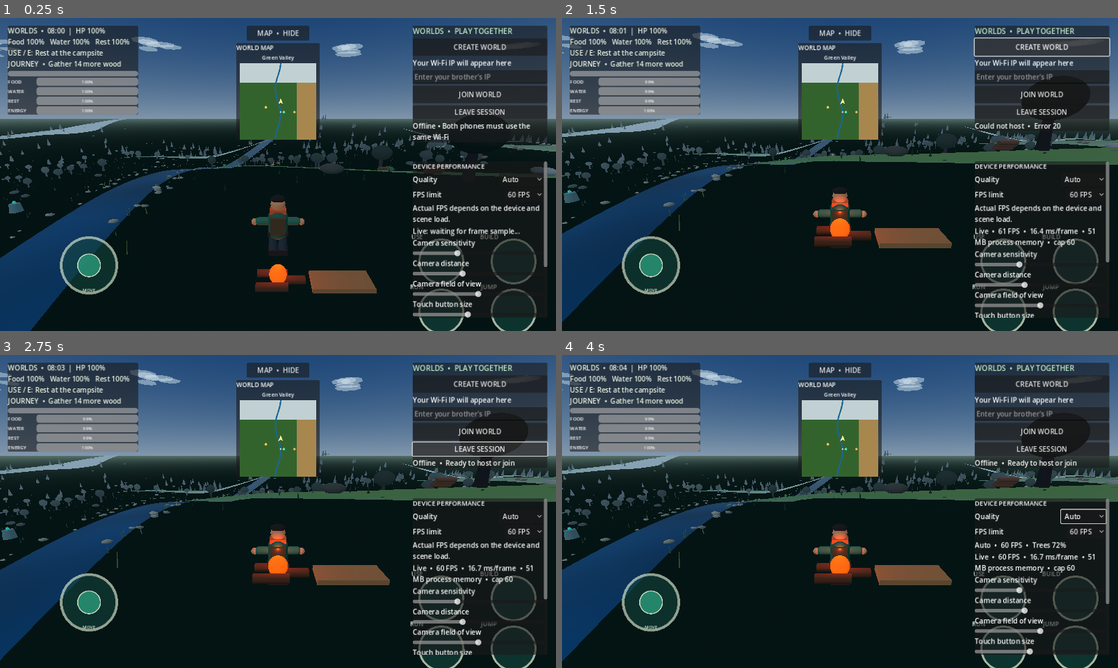
Above: before the commit, frames 1-4 (two rows, left to right).
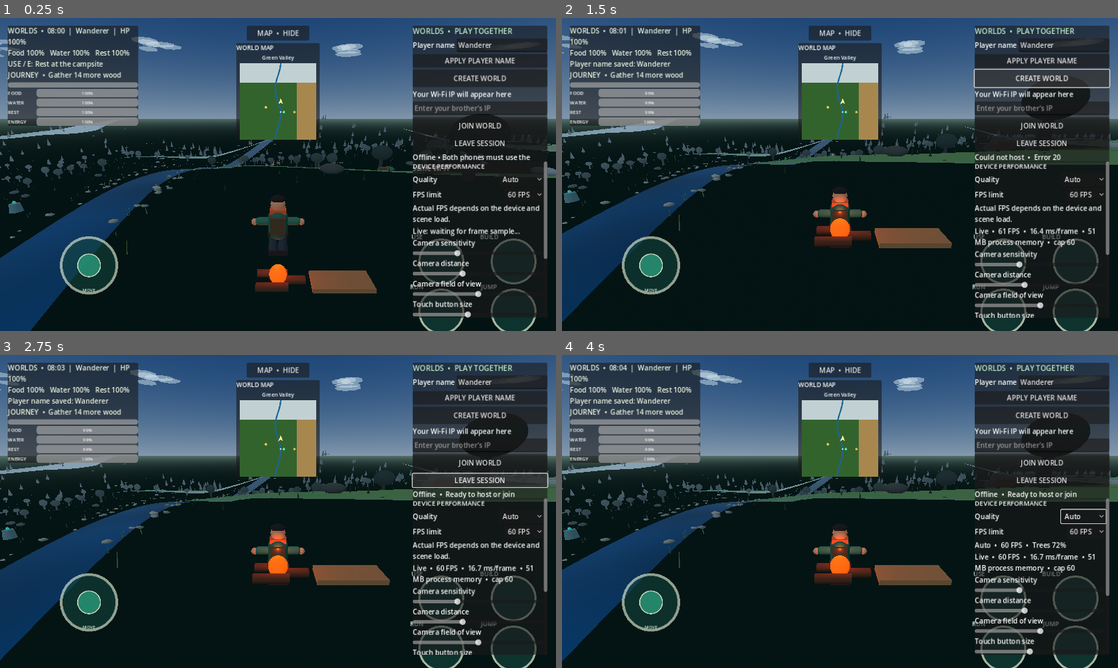
Above: after the commit, the same moments.

Repository: loayh523-lab/WORLDS
Game: Godot game, scene res://scenes/main.tscn
The game is run twice, just before and just after one commit, with the same random seed, the same clock (stepped at 60 frames per second) and the same inputs.
Inputs (mouse positions are in pixels of both pictures, inside the frame that each line leads up to):
- Up to frame 1 (0.25 s): no input
- Up to frame 2 (1.5 s): click (1040, 61) at 0.5 s, where only the run after the commit has a clickable "APPLY PLAYER NAME"; click "CREATE WORLD" at 1.25 s
- Up to frame 3 (2.75 s): click "LEAVE SESSION" at 2 s
- Up to frame 4 (4 s): click "Auto" at 2.75 s; click "60 FPS" at 3.5 s

The runs differ from the first frame. In frame 1, 7.4% of the frame differs, in the area x 1-99%, y 3-80%; in frame 2, 7.7%; in frame 3, 8.1%, in the area x 1-99%, y 3-79%; in frame 4, 7.7%.

Commit message:
Add saved player identity and persistent audio/graphics settings

Diff:
--- a/scripts/main.gd
+++ b/scripts/main.gd
@@ -12,6 +12,9 @@
 const SAVE_PATH := "user://worlds_save.cfg"
 
 var player: CharacterBody3D
+var player_name := "Wanderer"
+var player_name_input: LineEdit
+var master_volume_slider: HSlider
 var camera_pivot: Node3D
 var camera: Camera3D
 var left_arm: MeshInstance3D
@@ -176,7 +179,7 @@
     _on_button_opacity_changed(button_opacity)
     _on_control_scale_changed(control_scale)
     _sync_settings_sliders()
-    _apply_quality_preset(0)
+    _apply_quality_preset(quality_index)
     Engine.max_fps = current_fps_target
     var command_args := OS.get_cmdline_user_args()
     if command_args.has("--gameplay-smoke"):
@@ -1267,6 +1270,24 @@
     title.add_theme_font_size_override("font_size", 17)
     column.add_child(title)
 
+    var player_name_row := HBoxContainer.new()
+    var player_name_caption := Label.new()
+    player_name_caption.text = "Player name"
+    player_name_row.add_child(player_name_caption)
+    player_name_input = LineEdit.new()
+    player_name_input.text = player_name
+    player_name_input.placeholder_text = "Choose your name"
+    player_name_input.max_length = 18
+    player_name_input.size_flags_horizontal = Control.SIZE_EXPAND_FILL
+    player_name_input.virtual_keyboard_enabled = true
+    player_name_row.add_child(player_name_input)
+    column.add_child(player_name_row)
+
+    var apply_name_button := Button.new()
+    apply_name_button.text = "APPLY PLAYER NAME"
+    apply_name_button.pressed.connect(_apply_player_name)
+    column.add_child(apply_name_button)
+
     var host_button := Button.new()
     host_button.text = "CREATE WORLD"
     host_button.custom_minimum_size.y = 40
@@ -1299,6 +1320,17 @@
     network_status_label.text = "Offline • Both phones must use the same Wi-Fi"
     network_status_label.autowrap_mode = TextServer.AUTOWRAP_WORD_SMART
     column.add_child(network_status_label)
+
+func _apply_player_name() -> void:
+    if not player_name_input:
+        return
+    var clean_name := player_name_input.text.strip_edges()
+    if clean_name.is_empty():
+        clean_name = "Wanderer"
+    player_name = clean_name.substr(0, 18)
+    player_name_input.text = player_name
+    _show_status_note("Player name saved: " + player_name)
+    _save_game()
 
 func _create_settings_panel(layer: CanvasLayer) -> void:
     var screen_size := get_viewport().get_visible_rect().size
@@ -1418,6 +1450,17 @@
     button_opacity_slider.value_changed.connect(_on_button_opacity_changed)
     column.add_child(button_opacity_slider)
 
+    var audio_title := Label.new()
+    audio_title.text = "Master volume"
+    column.add_child(audio_title)
+    master_volume_slider = HSlider.new()
+    master_volume_slider.min_value = 0.0
+    master_volume_slider.max_value = 1.0
+    master_volume_slider.step = 0.05
+    master_volume_slider.value = 1.0
+    master_volume_slider.value_changed.connect(_on_master_volume_changed)
+    column.add_child(master_volume_slider)
+
     var layout_button := Button.new()
     layout_button.text = "EDIT TOUCH BUTTONS"
     layout_button.pressed.connect(_set_control_layout_edit.bind(true))
@@ -1437,6 +1480,15 @@
     layout_status_label.text = "Move buttons and save your layout."
     layout_status_label.autowrap_mode = TextServer.AUTOWRAP_WORD_SMART
     column.add_child(layout_status_label)
+
+func _on_master_volume_changed(value: float) -> void:
+    var safe_volume := clampf(value, 0.0, 1.0)
+    AudioServer.set_bus_volume_db(0, linear_to_db(maxf(0.0001, safe_volume)))
+    if safe_volume <= 0.001:
+        AudioServer.set_bus_mute(0, true)
+    else:
+        AudioServer.set_bus_mute(0, false)
+    _save_game()
 
 func _on_camera_sensitivity_changed(value: float) -> void:
     camera_sensitivity = clampf(value, 0.003, 0.012)
@@ -1603,8 +1655,9 @@
         var prompt := _get_interaction_prompt()
         var note := status_note if status_note_time > 0.0 else prompt
         var objective := _get_journey_objective()
-        hud_label.text = "WORLDS  •  %s  |  HP %d%%\nFood %d%%   Water %d%%   Rest %d%%\n%s\n%s" % [
+        hud_label.text = "WORLDS  •  %s  |  %s  |  HP %d%%\nFood %d%%   Water %d%%   Rest %d%%\n%s\n%s" % [
             time_text,
+            player_name,
             roundi(health),
             roundi(hunger),
             roundi(thirst),
@@ -4271,6 +4324,7 @@
     config.set_value("world", "journey_met_villager", journey_met_villager)
     config.set_value("world", "journey_visited_crossing", journey_visited_crossing)
     config.set_value("world", "journey_met_villager", journey_met_villager)
+    config.set_value("player", "name", player_name)
     config.set_value("player", "health", health)
     config.set_value("player", "hunger", hunger)
     config.set_value("player", "thirst", thirst)
@@ -4282,6 +4336,9 @@
     config.set_value("controls", "camera_fov", camera_fov)
     config.set_value("controls", "button_opacity", button_opacity)
     config.set_value("controls", "button_scale", control_scale)
+    config.set_value("settings", "quality_index", quality_index)
+    config.set_value("settings", "fps_target", current_fps_target)
+    config.set_value("settings", "master_volume", master_volume_slider.value if master_volume_slider else 1.0)
     for action in action_buttons:
         var button: TouchScreenButton = action_buttons[action]
         config.set_value("controls", str(action), button.position)
@@ -4311,9 +4368,29 @@
     if config.load(SAVE_PATH) != OK:
         return
 
+    player_name = str(config.get_value("player", "name", player_name)).strip_edges()
+    if player_name.is_empty():
+        player_name = "Wanderer"
+    if player_name_input:
+        player_name_input.text = player_name
+    quality_index = clampi(int(config.get_value("settings", "quality_index", quality_index)), 0, 4)
+    current_fps_target = clampi(int(config.get_value("settings", "fps_target", current_fps_target)), 20, 120)
+    var allowed_fps := [20, 30, 45, 60, 90, 120]
+    if not allowed_fps.has(current_fps_target):
+        current_fps_target = 60
+    Engine.max_fps = current_fps_target
+    var saved_volume := clampf(float(config.get_value("settings", "master_volume", 1.0)), 0.0, 1.0)
+    _on_master_volume_changed(saved_volume)
+    if master_volume_slider:
+        master_volume_slider.value = saved_volume
+    if quality_option:
+        quality_option.select(quality_index)
+    if fps_option:
+        for fps_index in range(fps_option.item_count):
+            if fps_option.get_item_id(fps_index) == current_fps_target:
+                fps_option.select(fps_index)
+                break
     world_clock = fposmod(float(config.get_value("world", "clock", world_clock)), 24.0)
-    journey_visited_crossing = bool(config.get_value("world", "journey_visited_crossing", journey_visited_crossing))
-    journey_met_villager = bool(config.get_value("world", "journey_met_villager", journey_met_villager))
     journey_visited_crossing = bool(config.get_value("world", "journey_visited_crossing", journey_visited_crossing))
     journey_met_villager = bool(config.get_value("world", "journey_met_villager", journey_met_villager))
     health = clampf(float(config.get_value("player", "health", health)), 0.0, 100.0)
